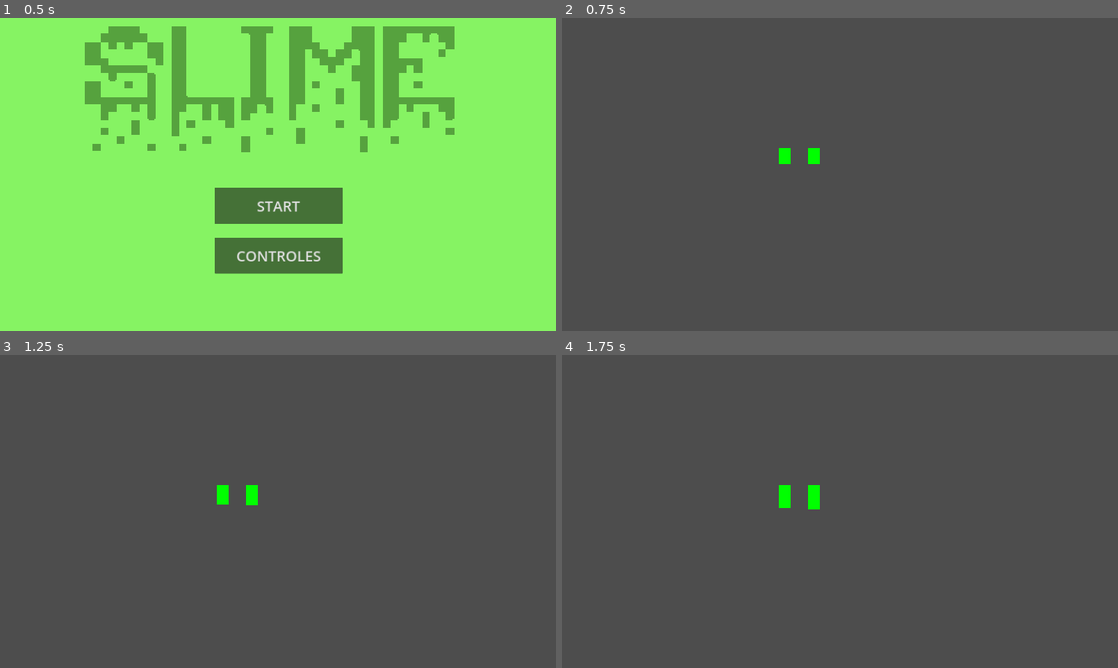
Above: before the commit, frames 1-4 (two rows, left to right).
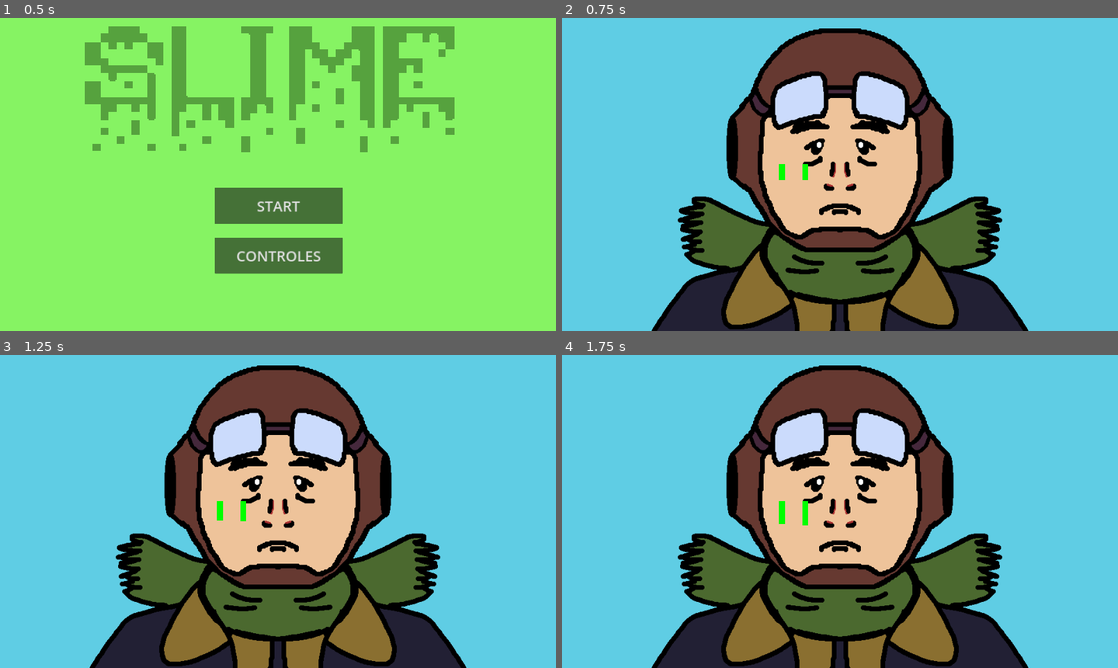
Above: after the commit, the same moments.

Repository: milksake/Slime
Game: Godot game, scene res://scenes/Menu.tscn
Two runs of this game, one before a commit and one after it. Both use one fixed random seed, a clock stepped at 60 frames per second and the inputs below.
Inputs (mouse positions are in pixels of both pictures, inside the frame that each line leads up to):
- Up to frame 1 (0.5 s): no input
- Up to frame 2 (0.75 s): click "START" at 0.5 s
- Up to frame 3 (1.25 s): no input
- Up to frame 4 (1.75 s): move the mouse to (962, 495) at 1.27 s; hold Right (ui_right) from 1.28 s (still down); tap X (change_to_avion) at 1.35 s; click (962, 495) at 1.42 s

Frame 1 is identical in both runs. In frame 2, 100% of the frame differs, in the area x 0-100%, y 0-100%; in frame 3, 100%; in frame 4, 100%.

Commit message:
terminado asset del piloto

Diff:
--- a/moco/moco.gd
+++ b/moco/moco.gd
@@ -23,15 +23,14 @@
 
 # Called when the node enters the scene tree for the first time.
 func _ready():
-	$izq.position = get_window().size
-	$izq.position.x -= 50
-	$der.position = get_window().size
-	$der.position.x += 50
+	$izq.position = get_window().size + Vector2i(-50, 55)
+	$der.position = get_window().size + Vector2i(30, 55)
 	real_size = 50
 	actual_size_izq = 50
 	actual_size_der = 50
 	pos_izq = $izq.position
 	pos_der = $der.position
+	$pilot/AnimationPlayer.play("pilot")
 	limpiar_moco()
 
 # Called every frame. 'delta' is the elapsed time since the previous frame.
@@ -40,7 +39,7 @@
 			Input.is_action_just_pressed("limpiar_moco_der")) and processs:
 		var vel = sign(randf() - 0.5) * randf_range(MIN_VEL_CHANGE, MAX_VEL_CHANGE)
 		moco_vel.emit(vel)
-		print("emitted ", vel)
+		#print("emitted ", vel)
 
 	if (Input.is_action_pressed("limpiar_moco_izq") and \
 			!Input.is_action_pressed("limpiar_moco_der")) and processs:
@@ -58,7 +57,6 @@
 
 	$izq.scale.y = actual_size_izq / real_size
 	$izq.position = pos_izq
-
 	$der.scale.y = actual_size_der / real_size
 	$der.position = pos_der
 
--- a/moco/moco.tscn
+++ b/moco/moco.tscn
@@ -1,16 +1,50 @@
-[gd_scene load_steps=2 format=3 uid="uid://dd7ianx2b570m"]
+[gd_scene load_steps=5 format=3 uid="uid://dd7ianx2b570m"]
 
 [ext_resource type="Script" path="res://moco/moco.gd" id="1_e8g7i"]
+[ext_resource type="Texture2D" uid="uid://bjmi4d60hajaf" path="res://moco/pilot.png" id="2_ip176"]
+
+[sub_resource type="Animation" id="Animation_3ijxp"]
+resource_name = "pilot"
+length = 0.5
+loop_mode = 1
+tracks/0/type = "value"
+tracks/0/imported = false
+tracks/0/enabled = true
+tracks/0/path = NodePath(".:frame")
+tracks/0/interp = 1
+tracks/0/loop_wrap = true
+tracks/0/keys = {
+"times": PackedFloat32Array(0, 0.2, 0.4),
+"transitions": PackedFloat32Array(1, 1, 1),
+"update": 1,
+"values": [0, 1, 2]
+}
+
+[sub_resource type="AnimationLibrary" id="AnimationLibrary_vps5o"]
+_data = {
+"pilot": SubResource("Animation_3ijxp")
+}
 
 [node name="moco" type="Node2D"]
 script = ExtResource("1_e8g7i")
 
+[node name="pilot" type="Sprite2D" parent="."]
+position = Vector2(960, 540)
+scale = Vector2(2, 2)
+texture = ExtResource("2_ip176")
+hframes = 3
+
+[node name="AnimationPlayer" type="AnimationPlayer" parent="pilot"]
+libraries = {
+"": SubResource("AnimationLibrary_vps5o")
+}
+
 [node name="izq" type="Polygon2D" parent="."]
 position = Vector2(408, 175)
 color = Color(0, 1, 0, 1)
-polygon = PackedVector2Array(0, 0, 40, 0, 40, 50, 0, 50)
+polygon = PackedVector2Array(0, 0, 20, 0, 20, 50, 0, 50)
 
 [node name="der" type="Polygon2D" parent="."]
 position = Vector2(730, 178)
 color = Color(0, 1, 0, 1)
-polygon = PackedVector2Array(0, 0, 40, 0, 40, 50, 0, 50)
+polygon = PackedVector2Array(0, 0, 20, 0, 20, 50, 0, 50)
Not shown, added: assets/advertencia.png.import
Not shown, added: assets/explosion1.png.import
Not shown, added: assets/explosion2.png.import
Not shown, added: assets/explosion3.png.import
Binary file added: moco/pilot.png
Not shown, added: moco/pilot.png.import
